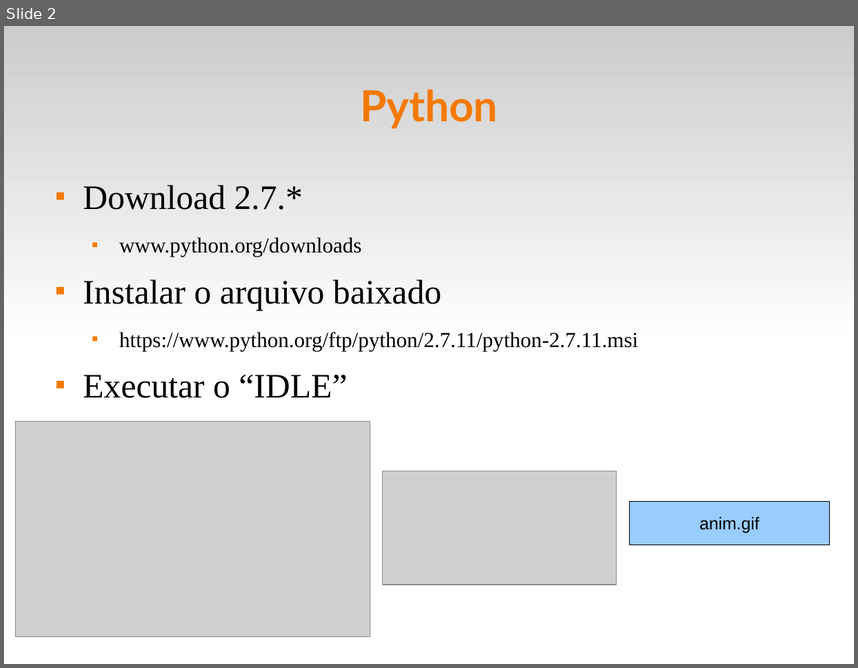
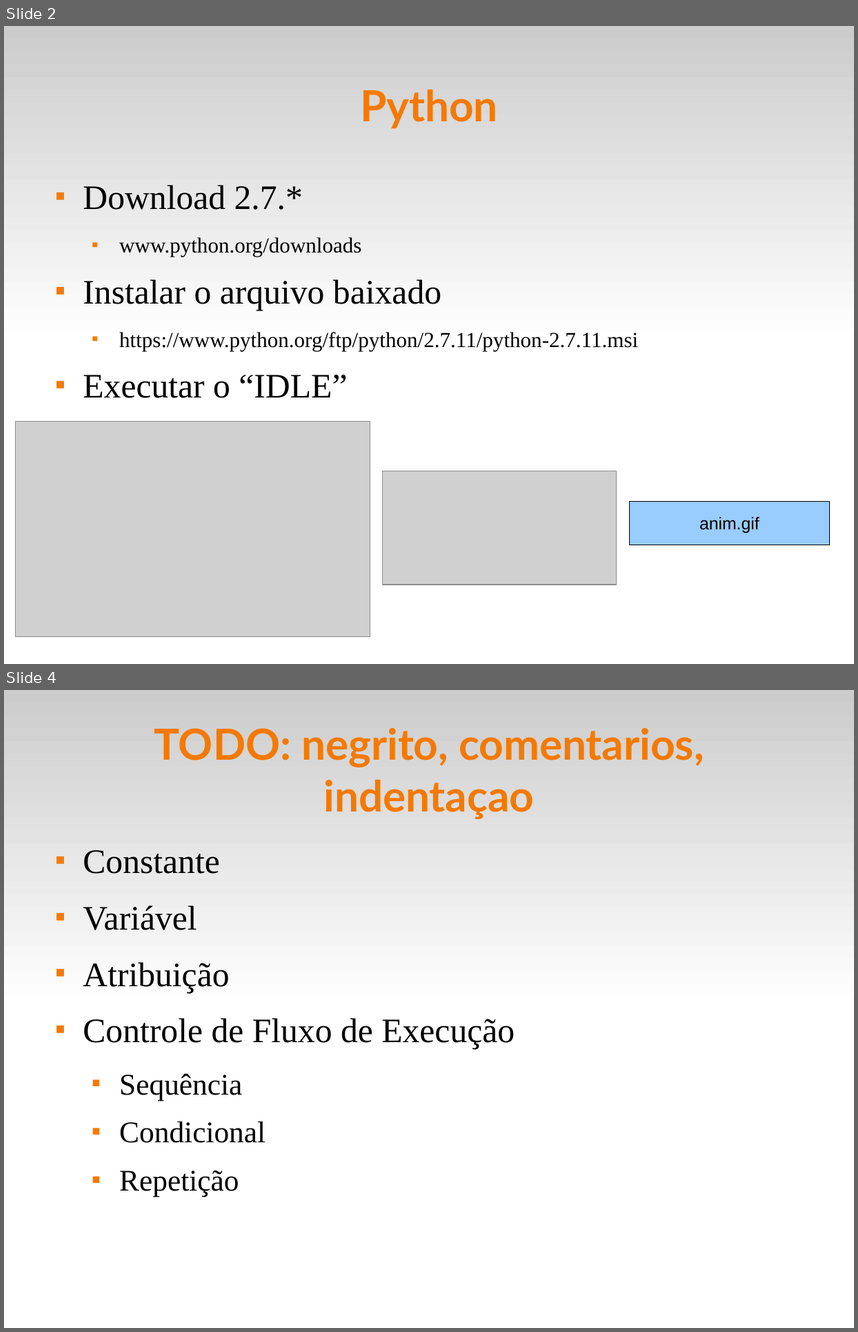
Before and after one commit to fsantanna-uerj/IPD, a slide deck: slides/ipd-02.odp. Shown one above the other, each under a label of ours: slide 2 before the commit, slides 2 and 4 after it; the slides between them are not shown. The pictures are 858x668 and 858x1332 pixels, drawn with LibreOffice and Linux fonts; fonts in the diff are those of the drawing; grey boxes stand for pictures. Boxes give left, top, right and bottom in pixels: in the first picture for what was removed or moved away, otherwise in the second. Text is boxed around its words. In the diff, an @@ line names an element or a change of style, - is before the commit and + after.

```diff
--- a/slides/ipd-02.odp
+++ b/slides/ipd-02.odp
@@ slide 4 added at bbox=[4, 690, 854, 1328], background #FFFFFF; not listed: 1 template element that a slide beside it also shows @@
@@ title added at bbox=[154, 728, 704, 819], 40 pt, text #F57900, bold @@
+TODO: negrito, comentarios, indentaçao
@@ text added at bbox=[83, 850, 515, 1196], 32 pt, text #000000 @@
+■ Constante
+■ Variável
+■ Atribuição
+■ Controle de Fluxo de Execução
+  ■ Sequência
+  ■ Condicional
+  ■ Repetição
```
Also in this commit, not shown: 10 other slides added, 10 other files.
